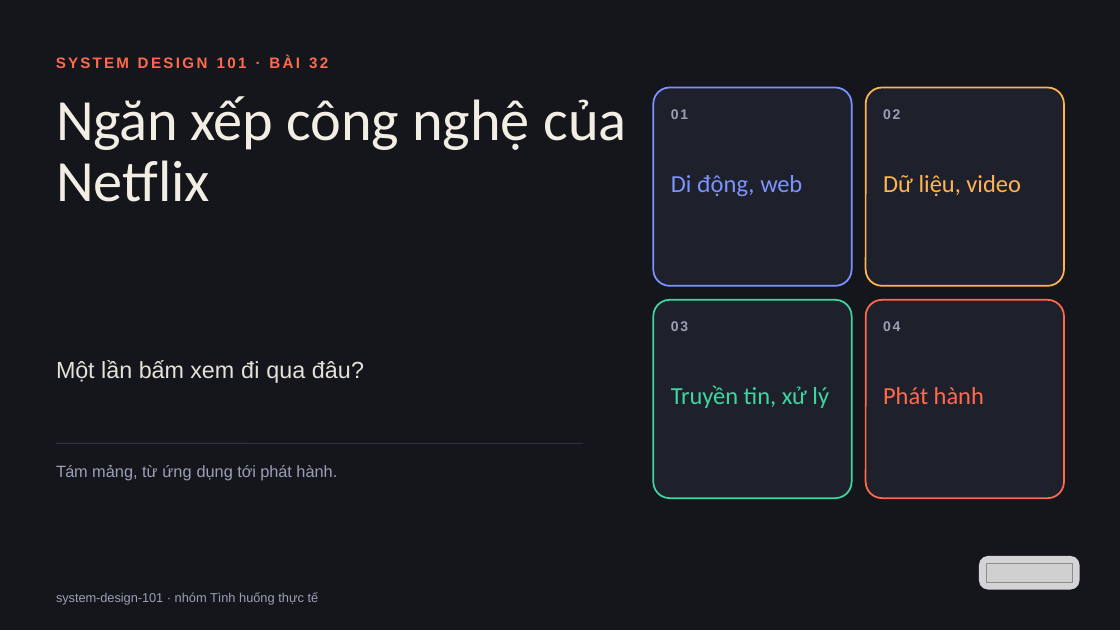
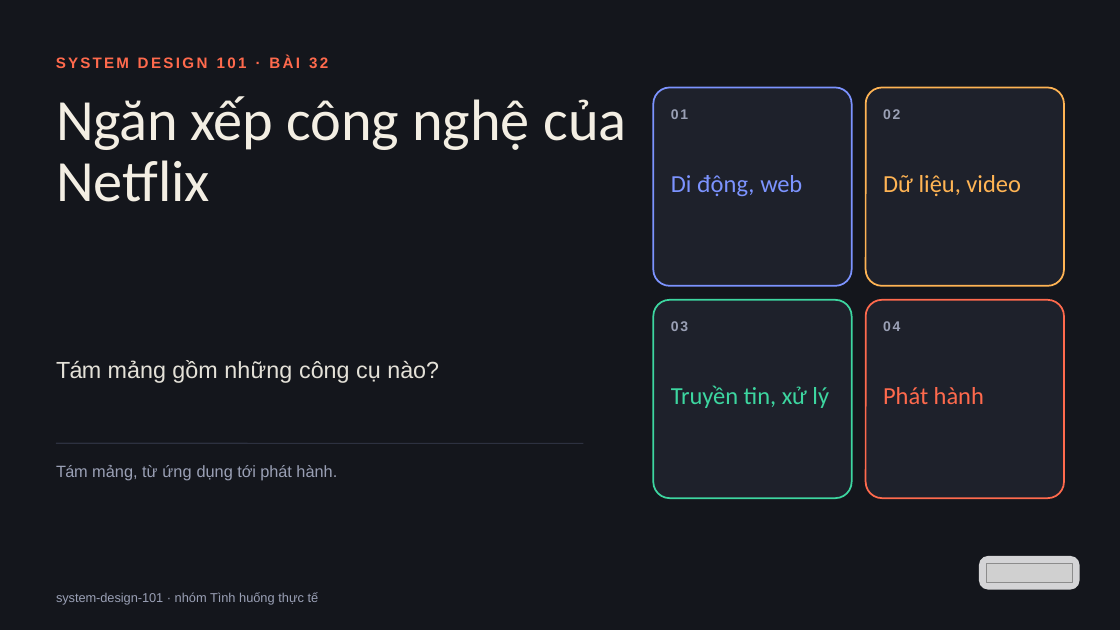
Before and after one commit to vohoailinh90/tool-marketing-studio, a slide deck: slide 1 of system-design-101/vi/lessons/sd-02-032/slides/sd-02-032.pptx. Drawn at 1120x630 pixels with LibreOffice and Linux fonts; fonts in the diff are those of the drawing; grey boxes stand for pictures. Boxes give left, top, right and bottom in pixels: in the first picture for what was removed or moved away, otherwise in the second. Text is boxed around its words. In the diff, an @@ line names an element or a change of style, - is before the commit and + after.

```diff
--- a/system-design-101/vi/lessons/sd-02-032/slides/sd-02-032.pptx
+++ b/system-design-101/vi/lessons/sd-02-032/slides/sd-02-032.pptx
@@ text at (x1=56, y1=360, x2=439, y2=383): text changed @@
-Một lần bấm xem đi qua đâu?
+Tám mảng gồm những công cụ nào?
```
Also in this commit, not shown: 4 other slides changed, 7 other files.
